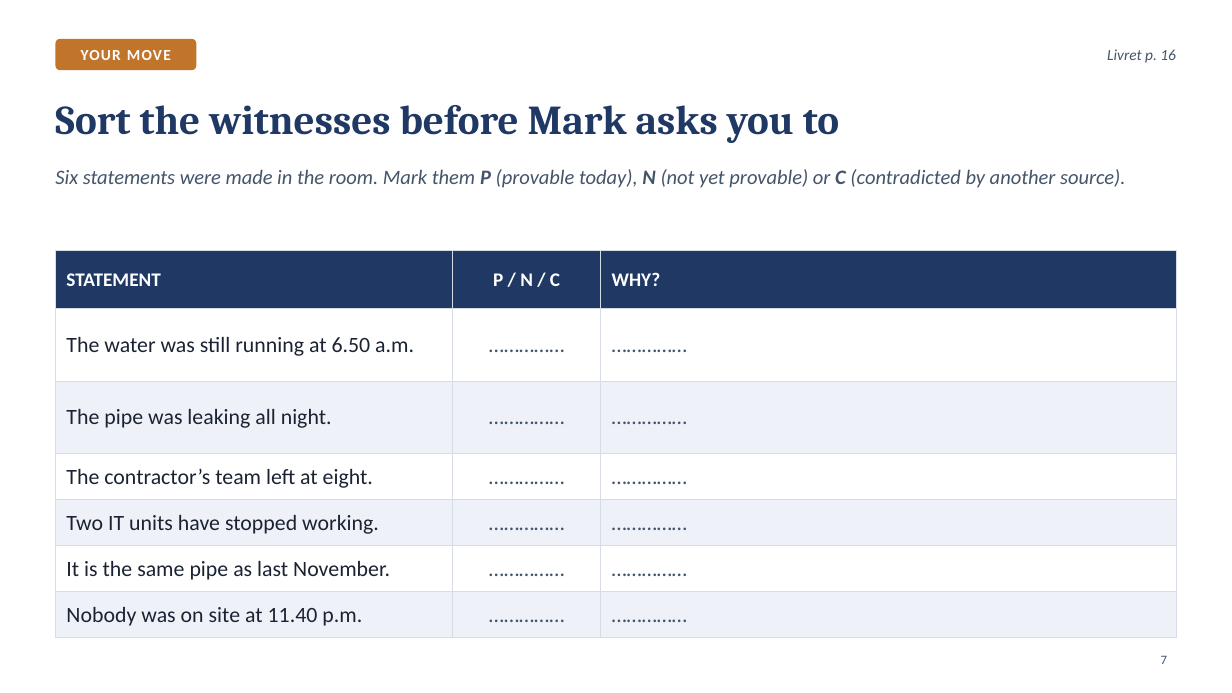
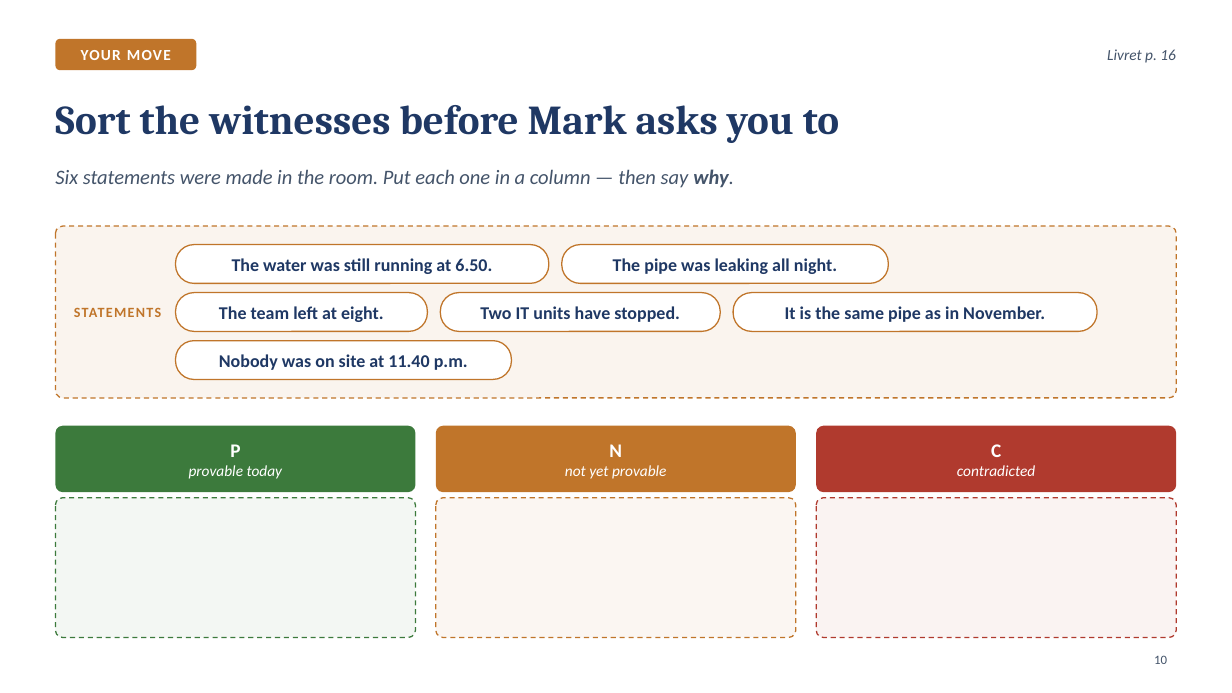
Before and after one commit to ajouniaux/talenleren, a slide deck: slide 10 of powerpoints/Seance_08_Scene3_Sort_the_witnesses.pptx (slide 7 before the commit). Drawn at 1232x693 pixels with LibreOffice and Linux fonts; fonts in the diff are those of the drawing. Boxes give left, top, right and bottom in pixels: in the first picture for what was removed or moved away, otherwise in the second. Text is boxed around its words. In the diff, an @@ line names an element or a change of style, - is before the commit and + after.

```diff
--- a/powerpoints/Seance_08_Scene3_Sort_the_witnesses.pptx
+++ b/powerpoints/Seance_08_Scene3_Sort_the_witnesses.pptx
@@ text at [55,169,734,188]: text changed @@
-Six statements were made in the room. Mark them P (provable today), N (not yet provable) or C (contradicted by another source).
+Six statements were made in the room. Put each one in a column — then say why.
@@ rounded rectangle added at [55,226,1177,398], fill #C0752A at 8% opacity, outline #C0752A 1 pt dashed @@
@@ table removed at [55,250,1177,630], 7 rows, 3 columns @@
-STATEMENT | P / N / C | WHY?
-The water was still running at 6.50 a.m. | …………… | ……………
-The pipe was leaking all night. | …………… | ……………
-The contractor’s team left at eight. | …………… | ……………
-Two IT units have stopped working. | …………… | ……………
-It is the same pipe as last November. | …………… | ……………
-Nobody was on site at 11.40 p.m. | …………… | ……………
@@ rounded rectangle added at [176,245,549,284], fill #FFFFFF, outline #C0752A 1 pt, 14 pt, text #1F3864, bold @@
+The water was still running at 6.50.
@@ rounded rectangle added at [562,245,888,284], fill #FFFFFF, outline #C0752A 1 pt, 14 pt, text #1F3864, bold @@
+The pipe was leaking all night.
@@ rounded rectangle added at [176,293,428,332], fill #FFFFFF, outline #C0752A 1 pt, 14 pt, text #1F3864, bold @@
+The team left at eight.
@@ rounded rectangle added at [441,293,721,332], fill #FFFFFF, outline #C0752A 1 pt, 14 pt, text #1F3864, bold @@
+Two IT units have stopped.
@@ rounded rectangle added at [733,293,1097,332], fill #FFFFFF, outline #C0752A 1 pt, 14 pt, text #1F3864, bold @@
+It is the same pipe as in November.
@@ text added at [74,307,161,317], 11 pt, text #C0752A, bold @@
+STATEMENTS
@@ rounded rectangle added at [176,341,512,380], fill #FFFFFF, outline #C0752A 1 pt, 14 pt, text #1F3864, bold @@
+Nobody was on site at 11.40 p.m.
@@ rounded rectangle added at [55,426,416,493], fill #3C7A3C @@
@@ text added at [189,444,283,479], 12 pt, text #FFFFFF, italic @@
+P
+provable today
@@ rounded rectangle added at [436,426,797,493], fill #C0752A @@
@@ text added at [565,444,667,479], 12 pt, text #FFFFFF, italic @@
+N
+not yet provable
@@ rounded rectangle added at [816,426,1177,493], fill #B03A2E @@
@@ text added at [957,444,1035,476], 12 pt, text #FFFFFF, italic @@
+C
+contradicted
@@ rounded rectangle added at [55,498,416,638], fill #3C7A3C at 6% opacity, outline #3C7A3C 1 pt dashed @@
@@ rounded rectangle added at [436,498,797,638], fill #C0752A at 6% opacity, outline #C0752A 1 pt dashed @@
@@ rounded rectangle added at [816,498,1177,638], fill #B03A2E at 6% opacity, outline #B03A2E 1 pt dashed @@
@@ page number at [1154,655,1167,664]: text changed @@
-7
+10
```
Also in this commit, not shown: 6 other slides changed, 15 slides added, 5 slides removed, 9 other files.
